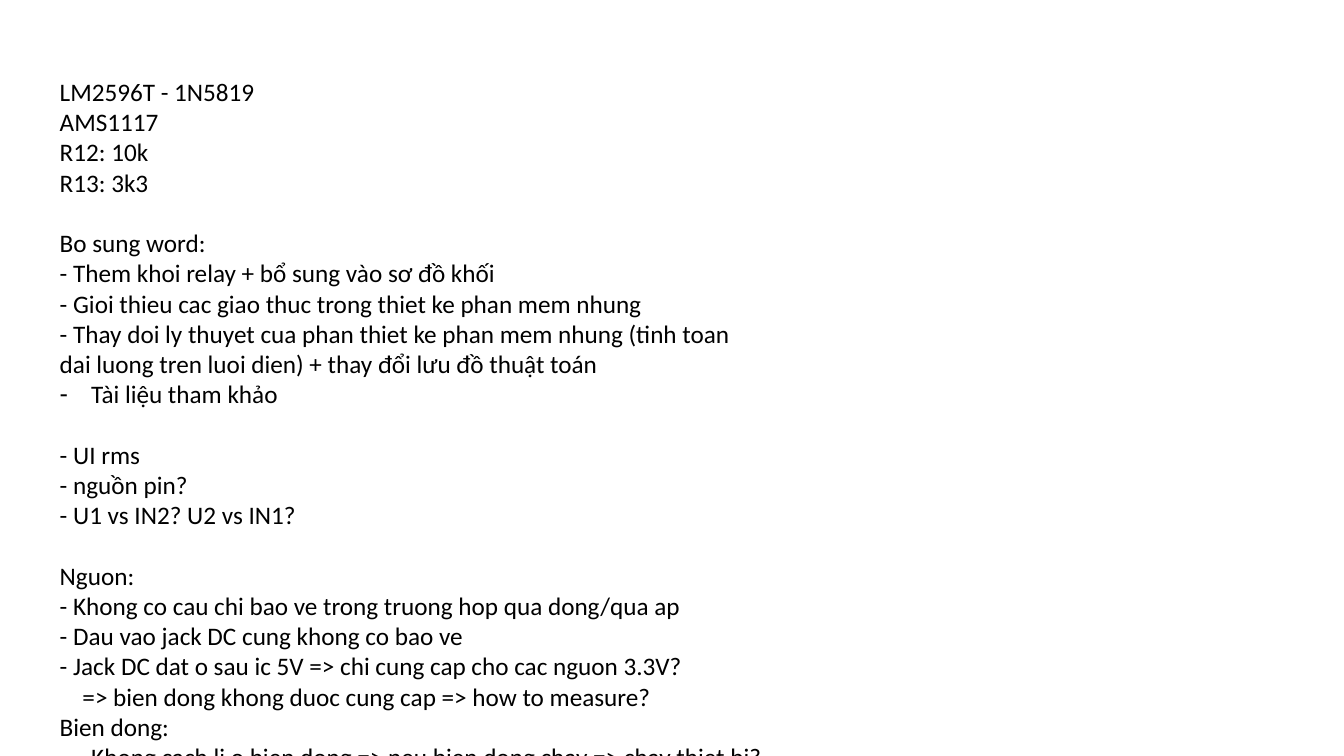
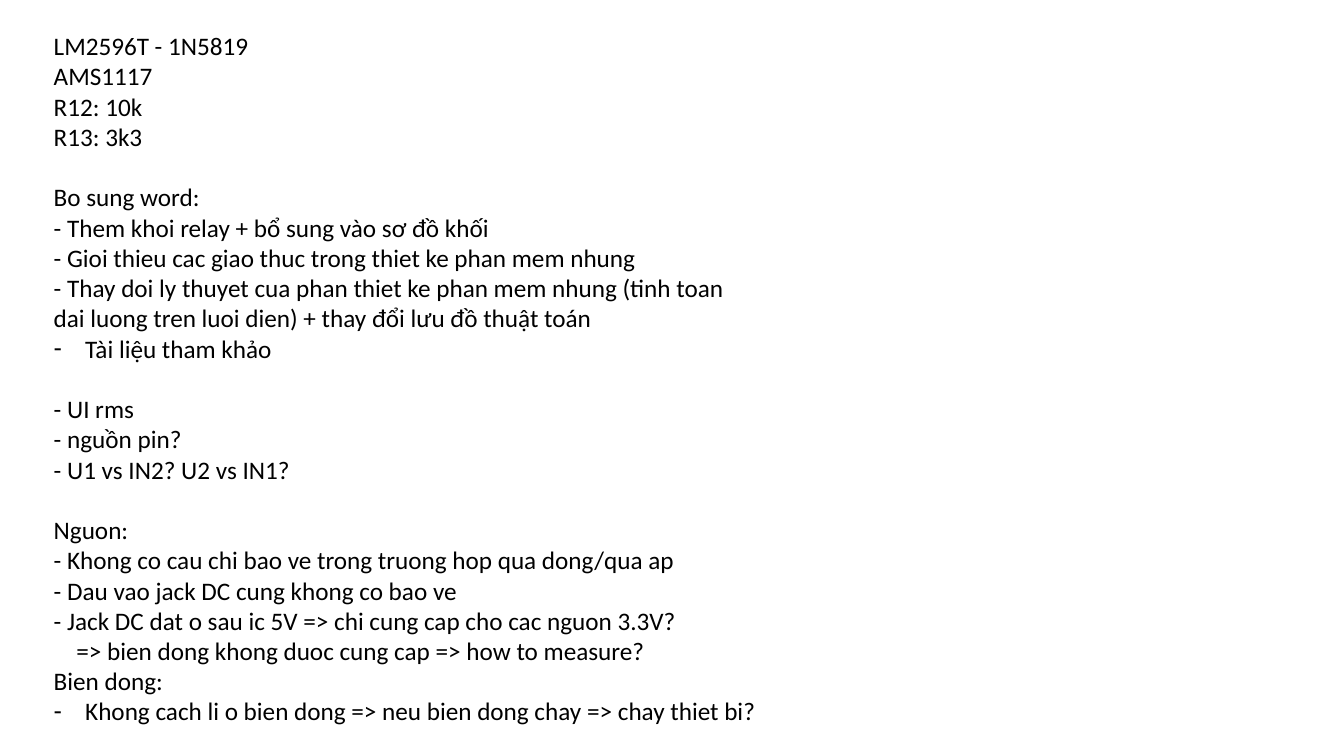
Before and after one commit to deltax1099/DATN, a slide deck: slide 1 of Document/note.pptx. Drawn at 1344x756 pixels with LibreOffice and Linux fonts; fonts in the diff are those of the drawing. Boxes give left, top, right and bottom in pixels: in the first picture for what was removed or moved away, otherwise in the second. Text is boxed around its words. In the diff, an @@ line names an element or a change of style, - is before the commit and + after.

Commit message:
bo sung

```diff
--- a/Document/note.pptx
+++ b/Document/note.pptx
@@ text "LM2596T - 1N5819" rewrapped from box(60, 83, 729, 741) to box(54, 37, 755, 725) @@
```
Also in this commit, not shown: 1 other slide changed, 1 slide added, 1 other file.
